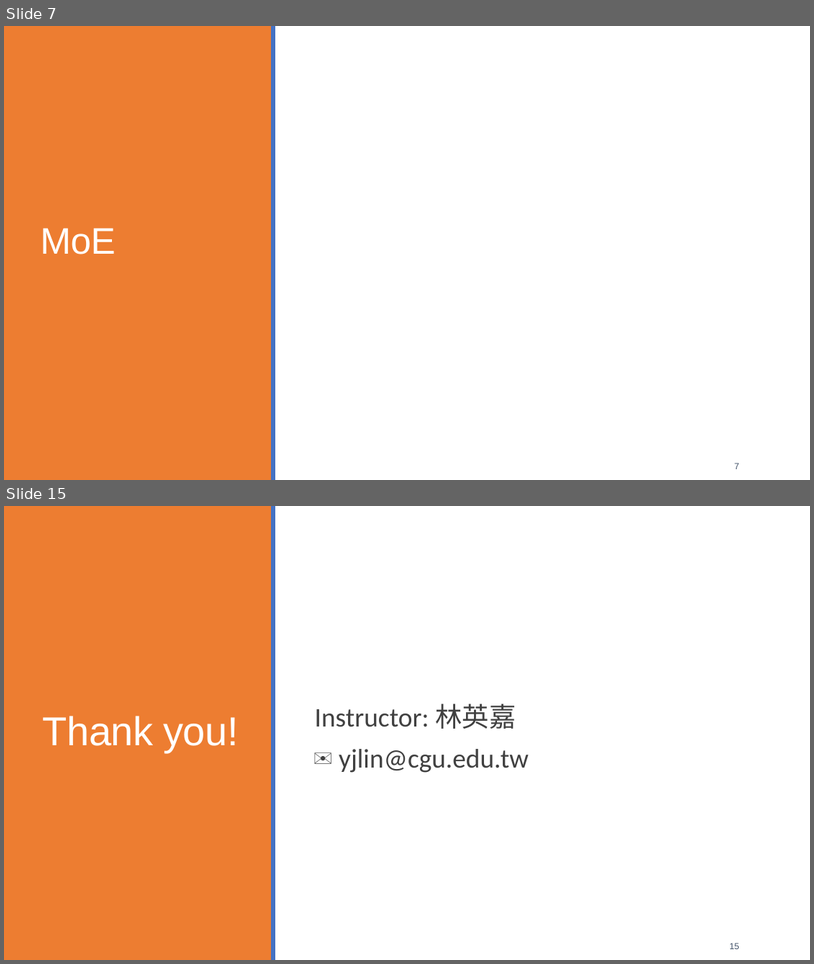
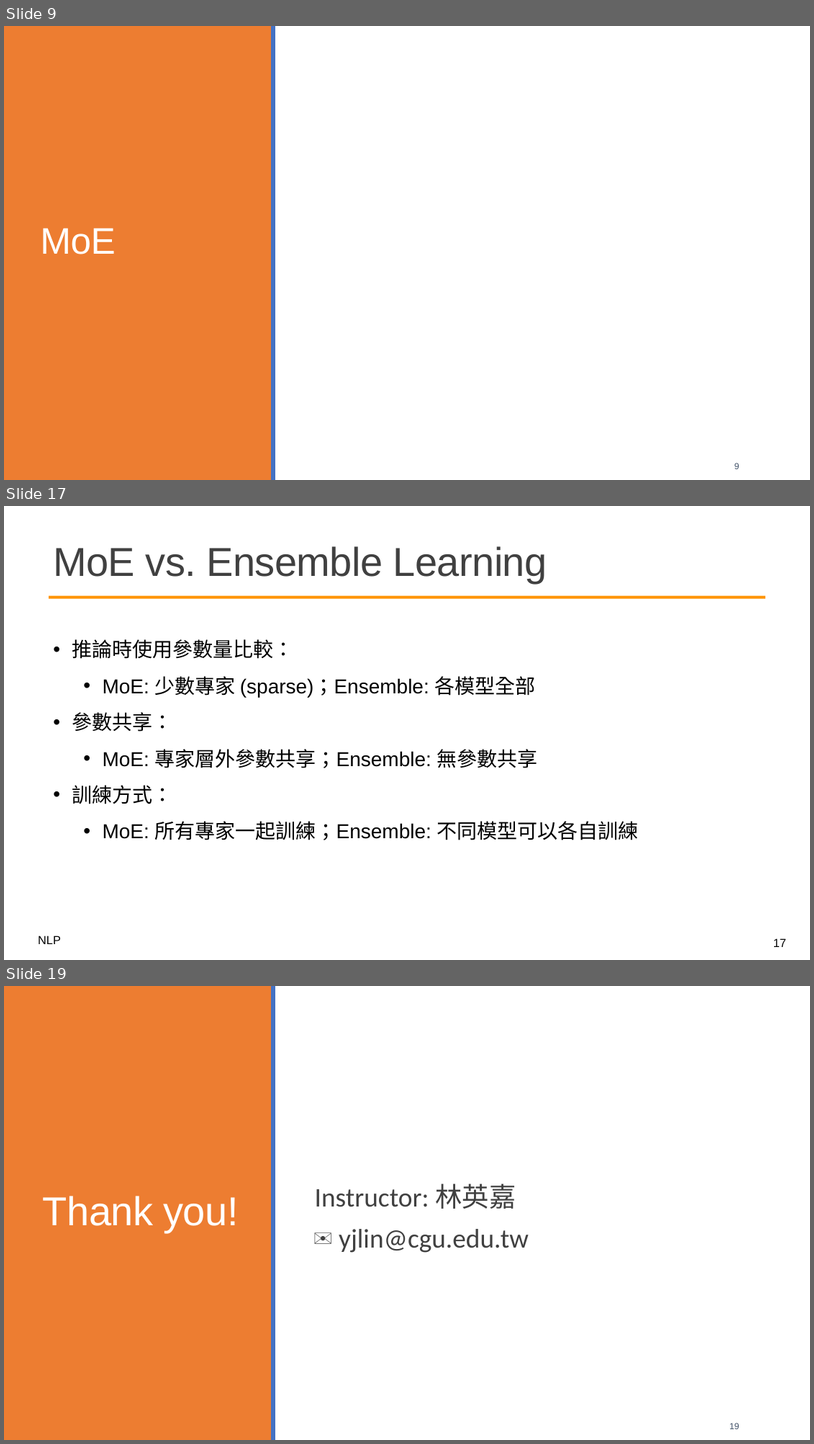
Before and after one commit to mcps5601/CGUNLP_2025_Spring, a slide deck: slides/moe_0601.pptx. Shown one above the other, each under a label of ours: slides 7 and 15 before the commit, slides 9, 17 and 19 after it; the slides between them are not shown. The pictures are 814x964 and 814x1444 pixels, drawn with LibreOffice and Linux fonts; fonts in the diff are those of the drawing; background and template pictures are left out. Boxes give left, top, right and bottom in pixels: in the first picture for what was removed or moved away, otherwise in the second. Text is boxed around its words. In the diff, an @@ line names an element or a change of style, - is before the commit and + after.

```diff
--- a/slides/moe_0601.pptx
+++ b/slides/moe_0601.pptx
@@ slide 17 added at [4,506,810,960], background #FFFFFF @@
@@ title added at [53,546,548,583], 48 pt, text #404040 @@
+MoE vs. Ensemble Learning
@@ rectangle added at [49,595,766,599], fill #FF9400 @@
@@ text added at [72,639,639,840], 24 pt, text #000000 @@
+• 推論時使用參數量比較：
+  • MoE: 少數專家 (sparse)；Ensemble: 各模型全部
+• 參數共享：
+  • MoE: 專家層外參數共享；Ensemble: 無參數共享
+• 訓練方式：
+  • MoE: 所有專家一起訓練；Ensemble: 不同模型可以各自訓練
@@ text added at [38,935,61,944], 14 pt, text #000000 @@
+NLP
@@ page number added at [774,938,787,947], 14 pt, text #000000 @@
+17
@@ what was slide 7 is now slide 9 @@
@@ page number at [735,462,740,469]: text changed @@
-7
+9
@@ what was slide 15 is now slide 19 @@
@@ page number at [730,1422,740,1429]: text changed @@
-15
+19
```
Also in this commit, not shown: 9 slides changed, 4 other slides added, 1 slide removed, 1 other file.
